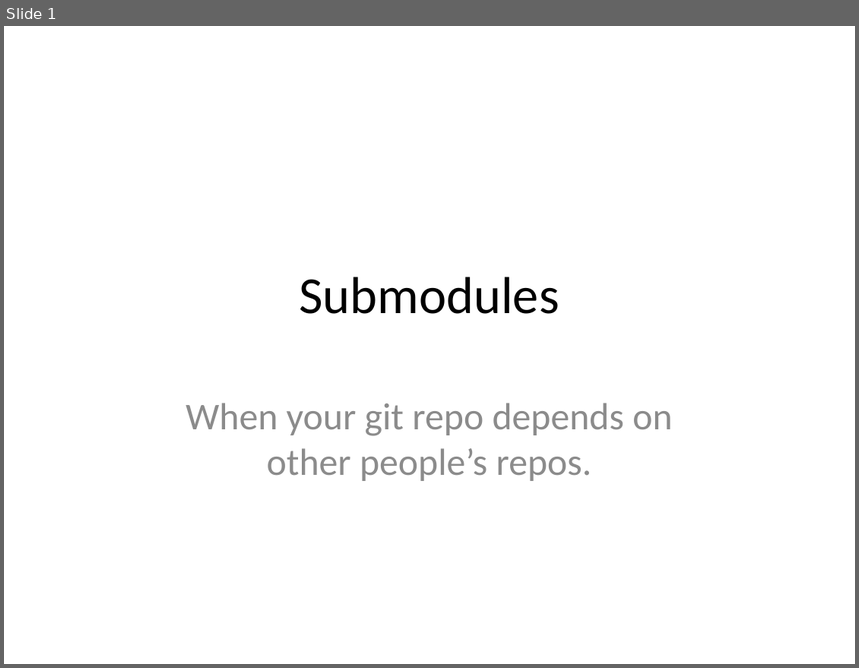
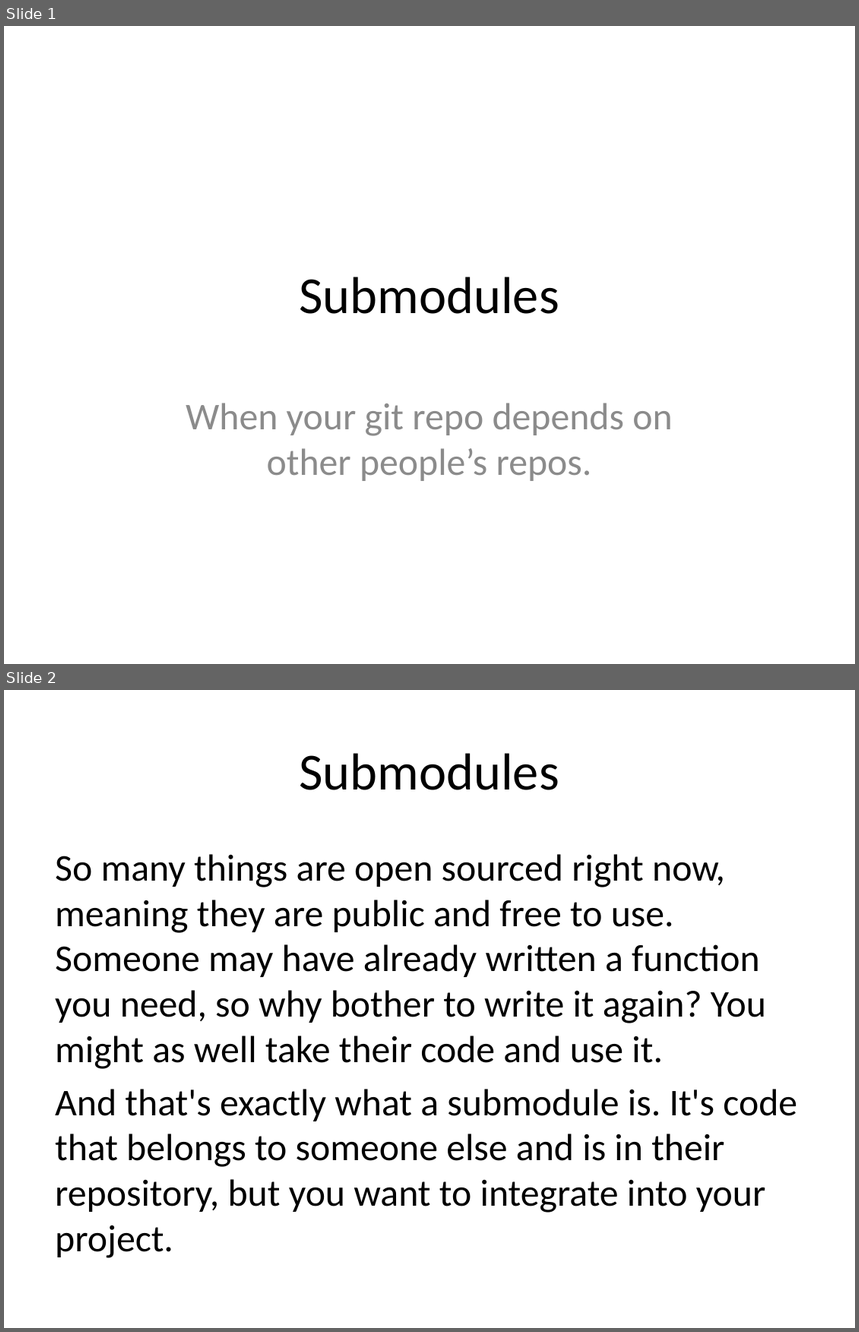
Before and after one commit to JaceTan/programming-notes, a slide deck: Submodules.pptx. Shown one above the other, each under a label of ours: slide 1 before the commit, slides 1 and 2 after it. The pictures are 859x668 and 859x1332 pixels, drawn with LibreOffice and Linux fonts; fonts in the diff are those of the drawing. Boxes give left, top, right and bottom in pixels: in the first picture for what was removed or moved away, otherwise in the second. Text is boxed around its words. In the diff, an @@ line names an element or a change of style, - is before the commit and + after.

```diff
--- a/Submodules.pptx
+++ b/Submodules.pptx
@@ slide 2 added at (4,690,855,1328), background #FFFFFF @@
@@ title added at (300,753,560,790), 44 pt, text #000000 @@
+Submodules
@@ text added at (55,854,797,1258), 32 pt, text #000000 @@
+So many things are open sourced right now, meaning they are public and free to use. Someone may have already written a function you need, so why bother to write it again? You might as well take their code and use it.
+And that's exactly what a submodule is. It's code that belongs to someone else and is in their repository, but you want to integrate into your project.
```
Also in this commit, not shown: 4 other slides added, 5 slides removed, 2 other files.
